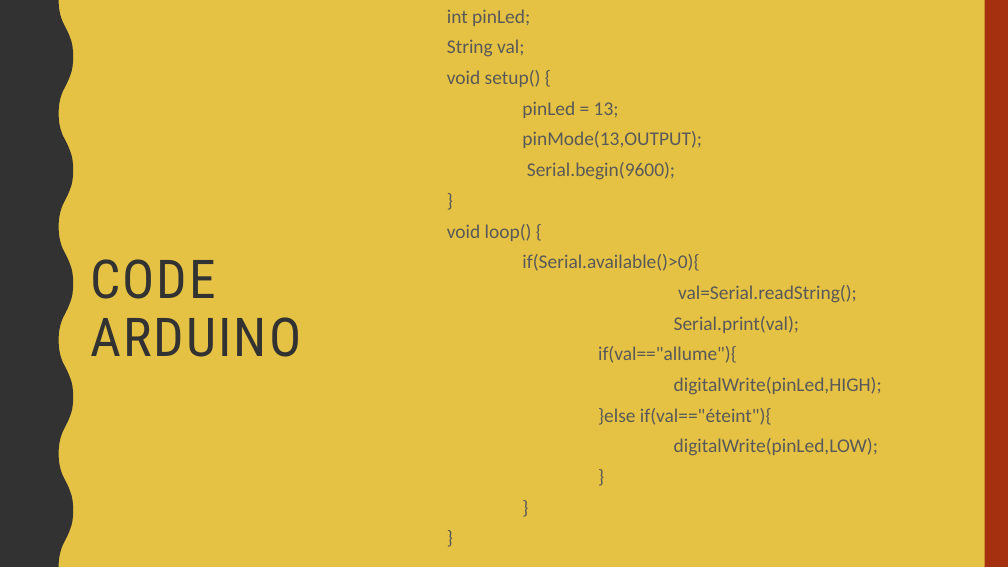
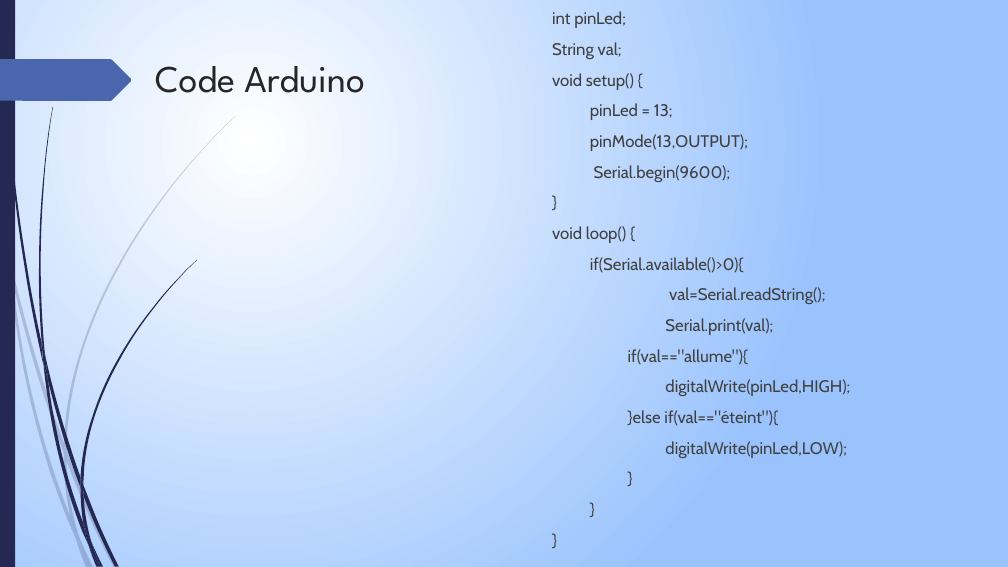
Before and after one commit to PandaPoPy/arduino_thinkcode, a slide deck: slide 12 of cours/Irondelle.pptx. Drawn at 1008x567 pixels with LibreOffice and Linux fonts; fonts in the diff are those of the drawing. Boxes give left, top, right and bottom in pixels: in the first picture for what was removed or moved away, otherwise in the second. Text is boxed around its words. In the diff, an @@ line names an element or a change of style, - is before the commit and + after.

```diff
--- a/cours/Irondelle.pptx
+++ b/cours/Irondelle.pptx
@@ background #E5C243 to gradient #FFFFFF to #9BC3FE @@
@@ freeform shape removed at bbox=[0, 0, 73, 567] @@
@@ rectangle added at bbox=[0, 0, 15, 567], fill #242852 @@
@@ text "int pinLed;": place and size @@
-text "int pinLed;" at bbox=[447, 9, 882, 456]
+text "int pinLed;" at bbox=[552, 11, 850, 458]
@@ text "int pinLed;" at bbox=[552, 11, 850, 458]: size 18.5 to 16 pt, font Calibri to Cabin, text colour #595959 to #404040; more space between paragraphs @@
@@ rectangle removed at bbox=[985, 0, 1008, 567] @@
@@ freeform shape added at bbox=[0, 59, 132, 101], fill #4A66AC @@
@@ title at bbox=[155, 66, 364, 93]: text changed; size 51 to 36 pt; font Roboto Condensed to League Spartan; text colour #323232 to #262626 @@
-CODE ARDUINO
+Code Arduino
@@ group added at bbox=[0, 116, 236, 567]: 10 freeform shapes @@
@@ group added at bbox=[2, 0, 197, 567]: 12 freeform shapes @@
```
Also in this commit, not shown: 12 other slides changed.
